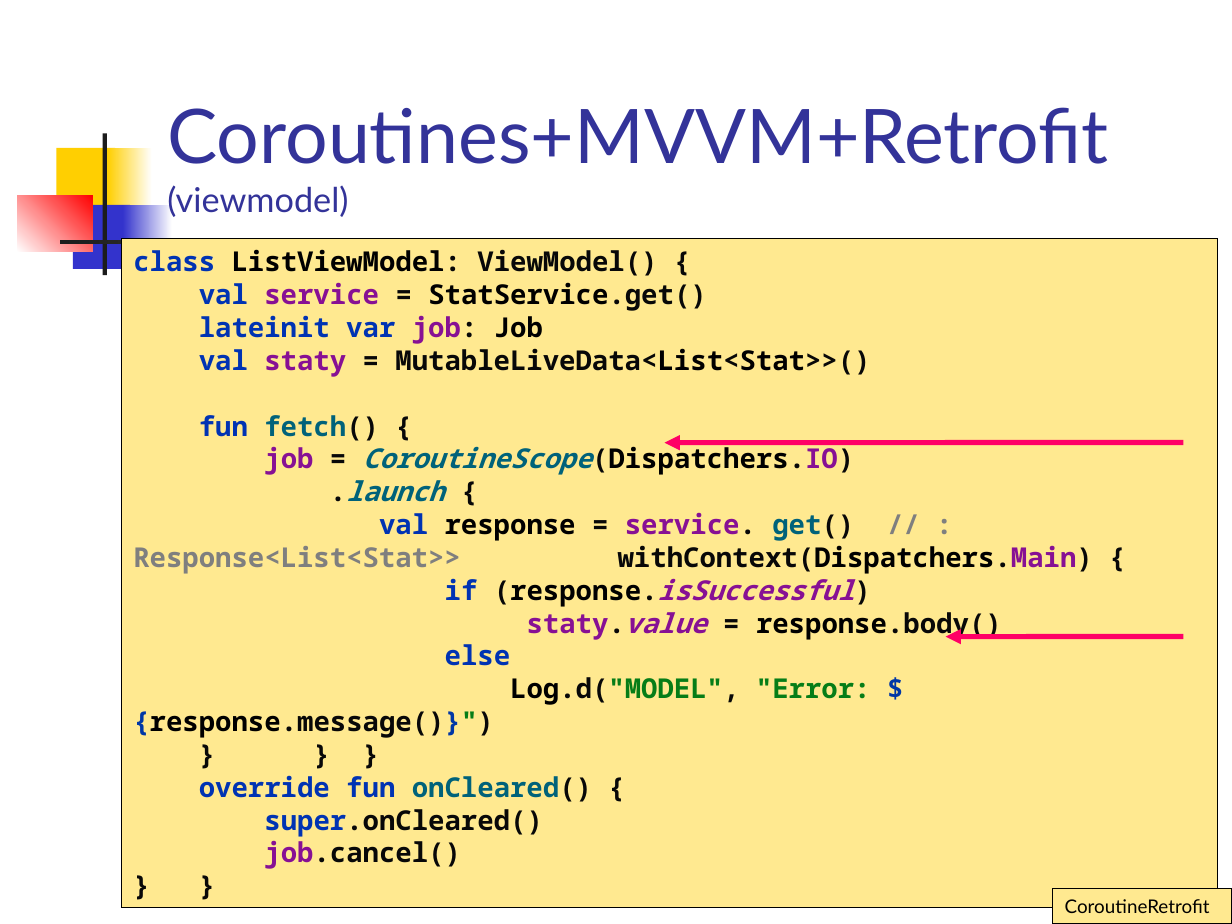
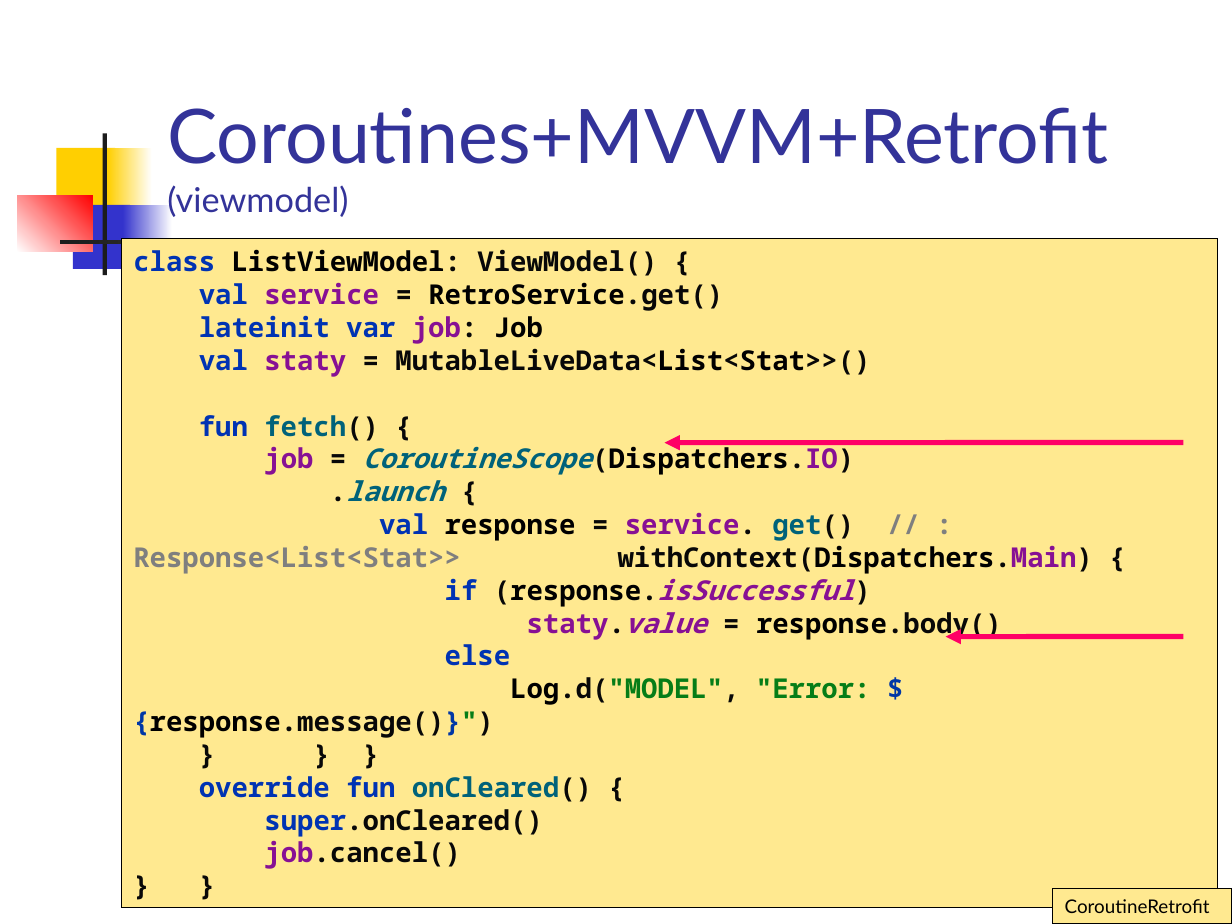
Before and after one commit to vmandro/Prednasky, a slide deck: slide 34 of 10/10A_Android.ppt. Drawn at 1232x924 pixels with LibreOffice and Linux fonts; fonts in the diff are those of the drawing. Boxes give left, top, right and bottom in pixels: in the first picture for what was removed or moved away, otherwise in the second. Text is boxed around its words. In the diff, an @@ line names an element or a change of style, - is before the commit and + after.

```diff
--- a/10/10A_Android.ppt
+++ b/10/10A_Android.ppt
@@ text in rectangle at (133, 249, 870, 475): text changed @@
-class ListViewModel: ViewModel() {
-val service = StatService.get()
-lateinit var job: Job
-val staty = MutableLiveData<List<Stat>>()
-fun fetch() {
-job = CoroutineScope(Dispatchers.IO)
+class ListViewModel: ViewModel() {
+val service = RetroService.get()
+lateinit var job: Job
+val staty = MutableLiveData<List<Stat>>()
+fun fetch() {
+job = CoroutineScope(Dispatchers.IO)
```
Also in this commit, not shown: 19 other slides changed, 1 slide added, 1 other file.
